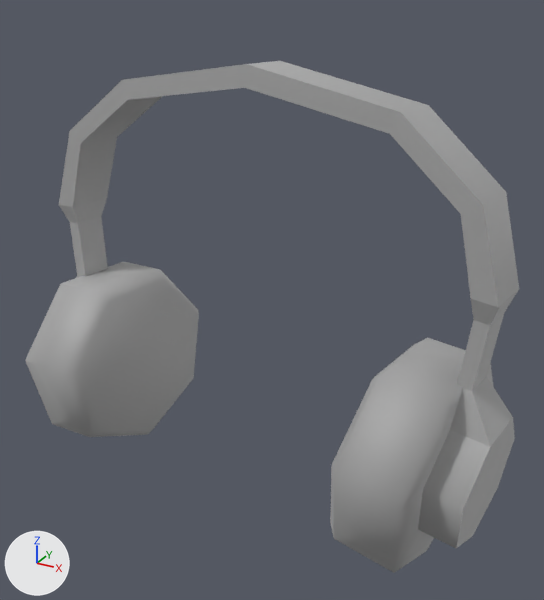
Before and after pictures for a commit that changed the FBX model Contents/mods/Authentic Z - Current/media/models_X/Skinned/Clothes/AuthenticHeadPhones.fbx.
One viewpoint serves both versions: a camera (50 mm lens) standing at (0.00121, -0.00178, 0.01025) and looking at (0.00008, 0.00027, 0.00922). Every picture has the same lights, and +X, +Y and +Z are marked at lower left.

The first picture shows 'HeadPhones'.
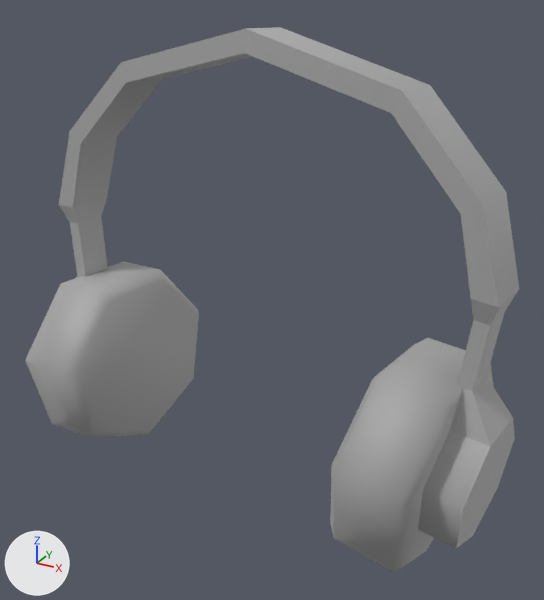
What differs and where, as boxes (x1, y1, x2, y2) in the pictures (544 x 600 px; the box of a moved part takes in the faces that stretch with it):
'HeadPhones', reshaped (7% taller)
    before: (25, 61, 519, 573)
    after: (25, 27, 519, 573)
part 1 of me_mesh, moved or reshaped
    before: (70, 80, 163, 143)
    after: (70, 63, 163, 143)
part 2 of me_mesh, moved or reshaped
    before: (390, 105, 506, 214)
    after: (391, 85, 506, 214)
part 3 of me_mesh, moved or reshaped
    before: (122, 61, 427, 134)
    after: (121, 27, 429, 113)

The edits, one by one:
me_mesh has 114 vertices, 224 faces and spans x -0.0009..0.0009, y -0.00016..0.00069, z 0.00847..0.00999.
me_mesh is used by ob_headphones; location (0.0, 0.0, 0.0).
me_mesh part 1: all 4 vertices in x -0.00047..-0.00043, y 0.00024..0.00042, z 0.00985..0.00992 are moved by (0.0, 0.0, 0.00006).
me_mesh part 2: all 4 vertices in x 0.0005..0.00054, y 0.00018..0.00036, z 0.00984..0.0099 are moved by (0.0, 0.0, 0.00006).
me_mesh part 3: all 4 vertices in x 0.00002..0.00004, y 0.00021..0.00039, z 0.00992..0.00999 are moved by (0.0, 0.0, 0.0001).
